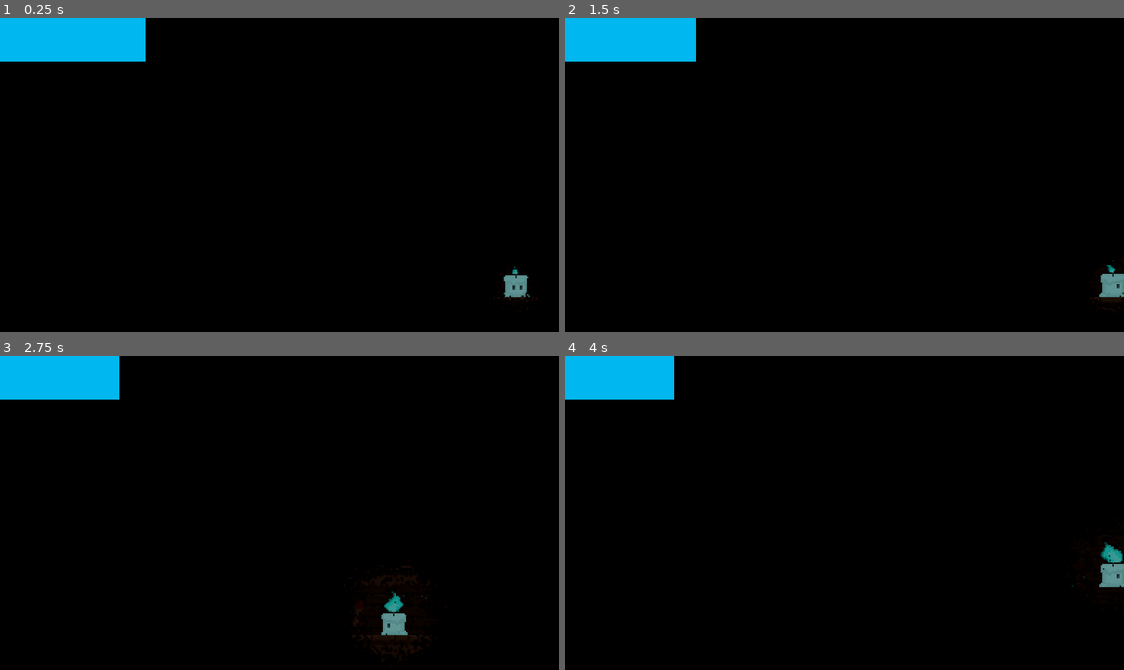
Above: before the commit, frames 1-4 (two rows, left to right).
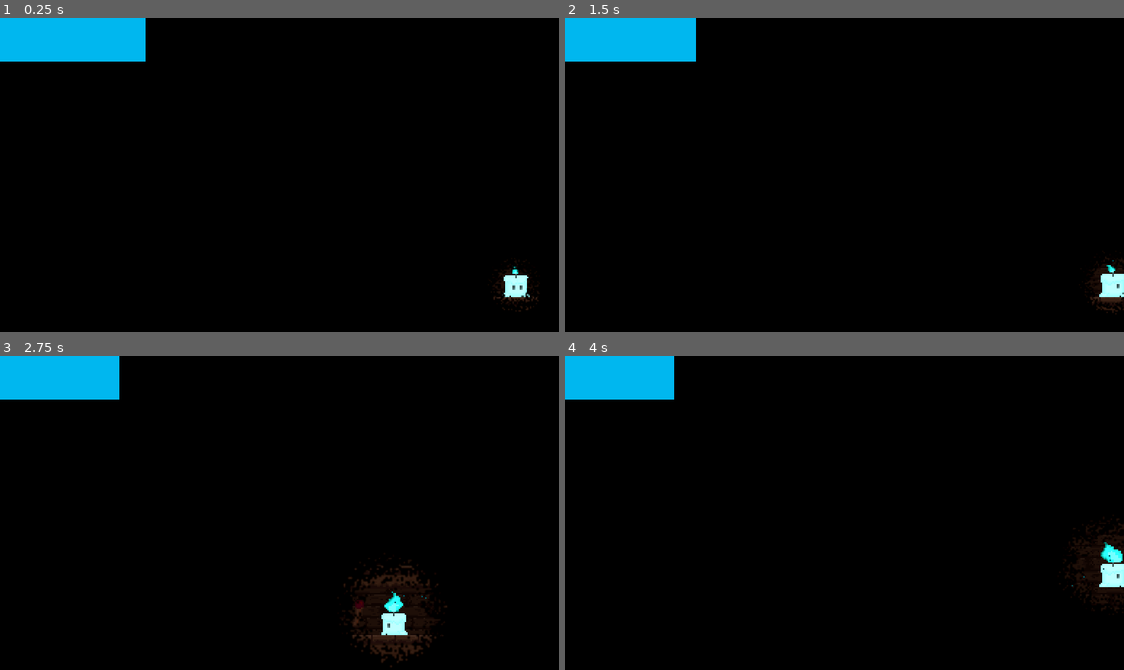
Above: after the commit, the same moments.

Repository: UlricBon/Unseen-Forces
Game: Godot game, scene res://Scene/game.tscn
The game is run twice, just before and just after one commit, with the same random seed, the same clock (stepped at 60 frames per second) and the same inputs.
Inputs:
- Up to frame 1 (0.25 s): no input
- Up to frame 2 (1.5 s): hold Space (Interact) 0.53-1.28 s; hold D (Right) from 0.53 s (still down); tap W (Jump) at 0.77 s; tap Space (Interact) at 1.35 s
- Up to frame 3 (2.75 s): tap W (Jump) at 1.52 s; release D (Right) at 2.03 s; hold A (Left) from 2.03 s (still down); hold Space (Interact) from 2.03 s (still down)
- Up to frame 4 (4 s): release A (Left) at 2.78 s; release Space (Interact) at 2.78 s; hold D (Right) from 2.78 s (still down); tap Space (Interact) at 2.85 s; tap W (Jump) at 3.02, 3.77 s; hold Space (Interact) from 3.53 s (still down)

The runs differ from the first frame. In frame 1, 0.3% of the frame differs, in the area x 88-97%, y 79-93%; in frame 2, 0.4%; in frame 3, 0.9%, in the area x 61-80%, y 66-99%; in frame 4, 0.5%.
Error after the commit: Invalid access to property or key 'time_left' on a base object of type 'null instance'. (res://Scripts/player.gd:128)

Commit message:
dgsgsgs

Diff:
--- a/Scene/game.tscn
+++ b/Scene/game.tscn
@@ -1544,7 +1544,7 @@
 "RESET": SubResource("Animation_b1ou5")
 }
 
-[node name="Game" type="Node2D"]
+[node name="Game2" type="Node2D"]
 position = Vector2(303, 257)
 
 [node name="GameManager" type="Node" parent="."]
--- a/Scene/level1.tscn
+++ b/Scene/level1.tscn
@@ -1600,7 +1600,7 @@
 
 [node name="interact_radius" parent="FuelBar" instance=ExtResource("13_vn85h")]
 z_index = 5
-position = Vector2(24, 12)
+position = Vector2(30, 12)
 
 [node name="Door" parent="." instance=ExtResource("14_l5b82")]
 position = Vector2(-216, -139)
--- a/Scene/light/Light.tscn
+++ b/Scene/light/Light.tscn
@@ -4,7 +4,7 @@
 [ext_resource type="Script" path="res://Scene/light/Light.gd" id="2_h8eeb"]
 
 [node name="Light" type="PointLight2D"]
-energy = 0.2
+energy = 0.4
 blend_mode = 2
 texture = ExtResource("1_4ibxw")
 texture_scale = 0.2
--- a/Scene/player.tscn
+++ b/Scene/player.tscn
@@ -1,10 +1,9 @@
-[gd_scene load_steps=46 format=3 uid="uid://cnrcsph655rdh"]
+[gd_scene load_steps=45 format=3 uid="uid://cnrcsph655rdh"]
 
 [ext_resource type="Script" path="res://Scripts/player.gd" id="1_gw1od"]
 [ext_resource type="Texture2D" uid="uid://1lpg5e5fuq11" path="res://assets/sprites/tallow_ss.png" id="2_g1o0y"]
 [ext_resource type="PackedScene" uid="uid://cgbq2lkg4x8s7" path="res://Scene/light/Light.tscn" id="3_y8ec2"]
 [ext_resource type="Texture2D" uid="uid://cc82xvbdmgnco" path="res://assets/sprites/tallow_dead.png" id="4_m8m8g"]
-[ext_resource type="AudioStream" uid="uid://bib7qugxfd077" path="res://assets/sfx/wood_footstep.wav" id="5_236yo"]
 
 [sub_resource type="AtlasTexture" id="AtlasTexture_a64uq"]
 atlas = ExtResource("2_g1o0y")
@@ -381,11 +380,4 @@
 wait_time = 3.0
 one_shot = true
 
-[node name="FootstepAudioTimer" type="Timer" parent="."]
-one_shot = true
-
-[node name="FootstepSFX" type="AudioStreamPlayer2D" parent="."]
-stream = ExtResource("5_236yo")
-volume_db = -5.0
-
 [connection signal="timeout" from="SlowTimer" to="." method="_on_slow_timer_timeout"]
Not shown: 1 places in Scene/door.tscn that only renumber resources
Not shown: 1 places in Scene/game.tscn that only renumber resources
Not shown: 2 places in Scene/level1.tscn that only renumber resources
Not shown: 2 places in Scene/level2.tscn that only renumber resources
